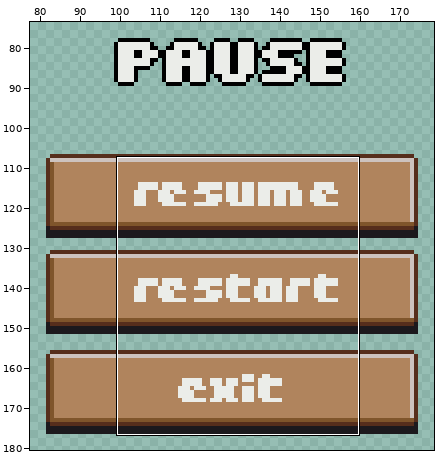
Two versions of one pixel-art file, graphics_raw/bg/pause.aseprite. The picture above shows the old version from afar; the outline marks the close-up.
Close-up. Before the edit:
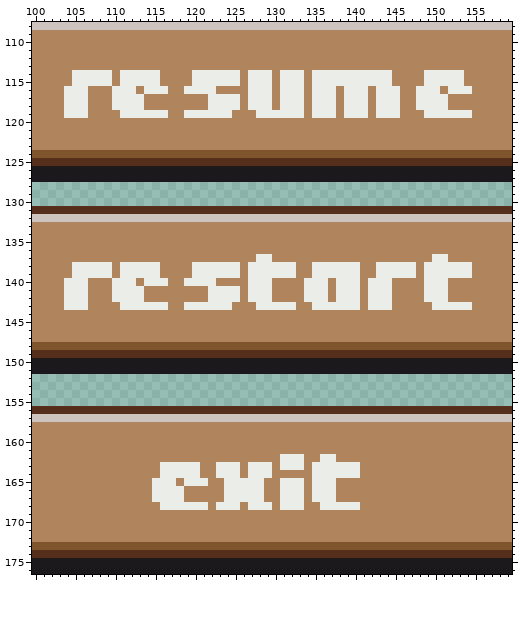
256x256 pixels, 1 frame. Shown: x 100..159, y 108..176. The wide view leaves out empty margins.
The result:
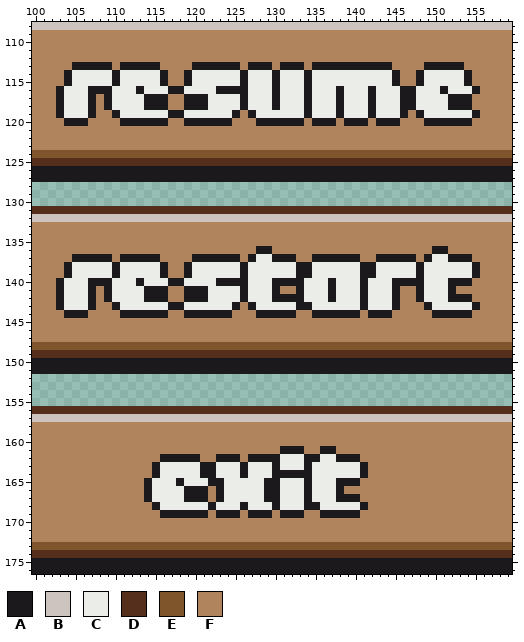
Palette (. is transparent): A #1c191d  B #cdc3bf  C #ebede9  D #562e1c  E #7f552b  F #b0845d
The author wrote: put mascara on texts
What changed:
Changed rows in their new state; - is an unchanged pixel.
Layer "UI/back text":
first column x 103:
113 --AAAAA-AAAAA----AAAAAA-AAA-AAA-AAAAAAAAAA----AAAAA--
114 -A-----A-----A--A------A---A---A----------A--A-----A-
115 -A-----A-----A--A------A---A---A----------A--A-----A-
116 A---AAA---A---AA----AAAA---A---A---A---A---AA---A---A
117 A---A-A----AAA--AAA----A---A---A---A---A---AA----AAA-
118 A---A-A----AAA--AAA----A---A---A---A---A---AA----AAA-
119 A---A--A------AA------A-A------A---A---A---A-A------A
120 -AAA----AAAAAA--AAAAAA---AAAAAA-AAA-AAA-AAA---AAAAAA-
first column x 103:
136 -------------------------AA--------------------AA----
137 --AAAAA-AAAAA----AAAAAA-A--AAA--AAAAAA--AAAAA-A--AAA-
138 -A-----A-----A--A------A------AA------AA-----A------A
139 -A-----A-----A--A------A------AA------AA-----A------A
140 A---AAA---A---AA----AAAA---AAAA---A---A---AAAA---AAA-
141 A---A-A----AAA--AAA----A---A--A---A---A---A--A---A---
142 A---A-A----AAA--AAA----A---AAAA---A---A---A--A---AAA-
143 A---A--A------AA------A-A-----AA------A---A---A-----A
144 -AAA----AAAAAA--AAAAAA---AAAAA--AAAAAA-AAA-----AAAAA-
first column x 114:
161 -----------------AAA--AA----
162 --AAAAA--AAA-AAAA---AA--AAA-
163 -A-----AA---A---A---A------A
164 -A-----AA---A---AAAAA------A
165 A---A---AA-----AA---A---AAA-
166 A----AAA-A-----AA---A---A---
167 A----AAA-A-----AA---A---AAA-
168 -A------A---A---A---AA-----A
169 --AAAAAA-AAA-AAA-AAA--AAAAA-
Boxes around the changes in both close-ups, in picture pixels (x1, y1, x2, y2):
changed: (56, 62, 480, 126)
changed: (56, 246, 480, 318)
changed: (144, 446, 368, 518)
